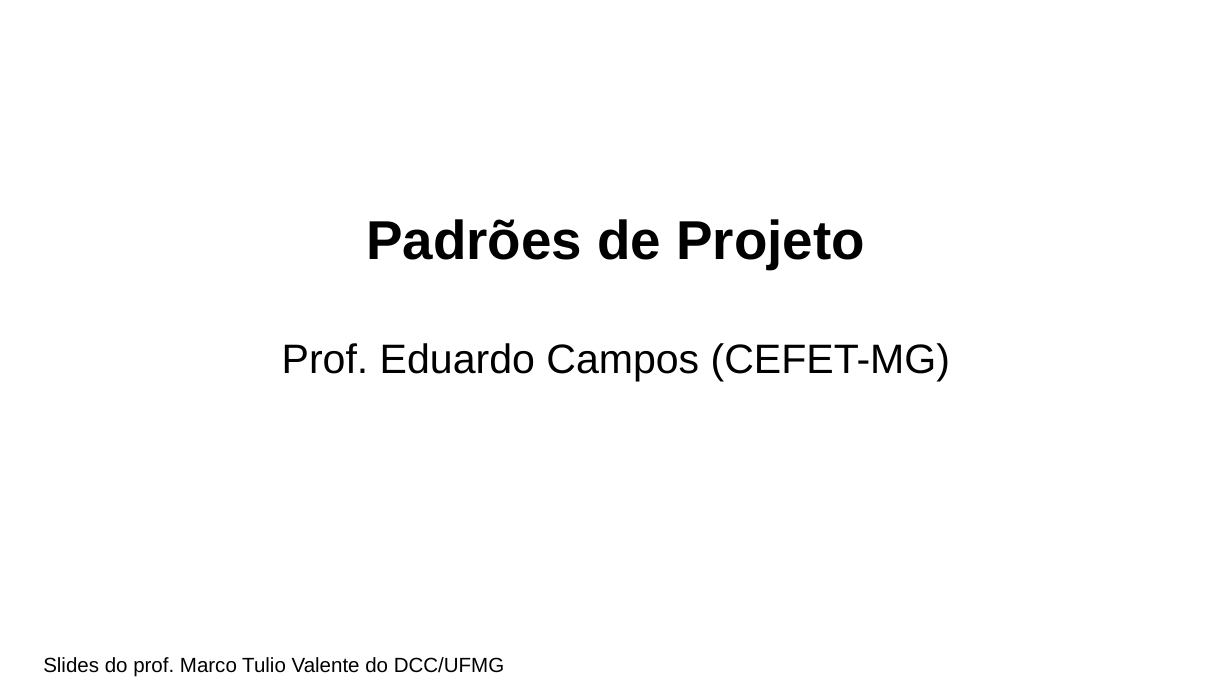
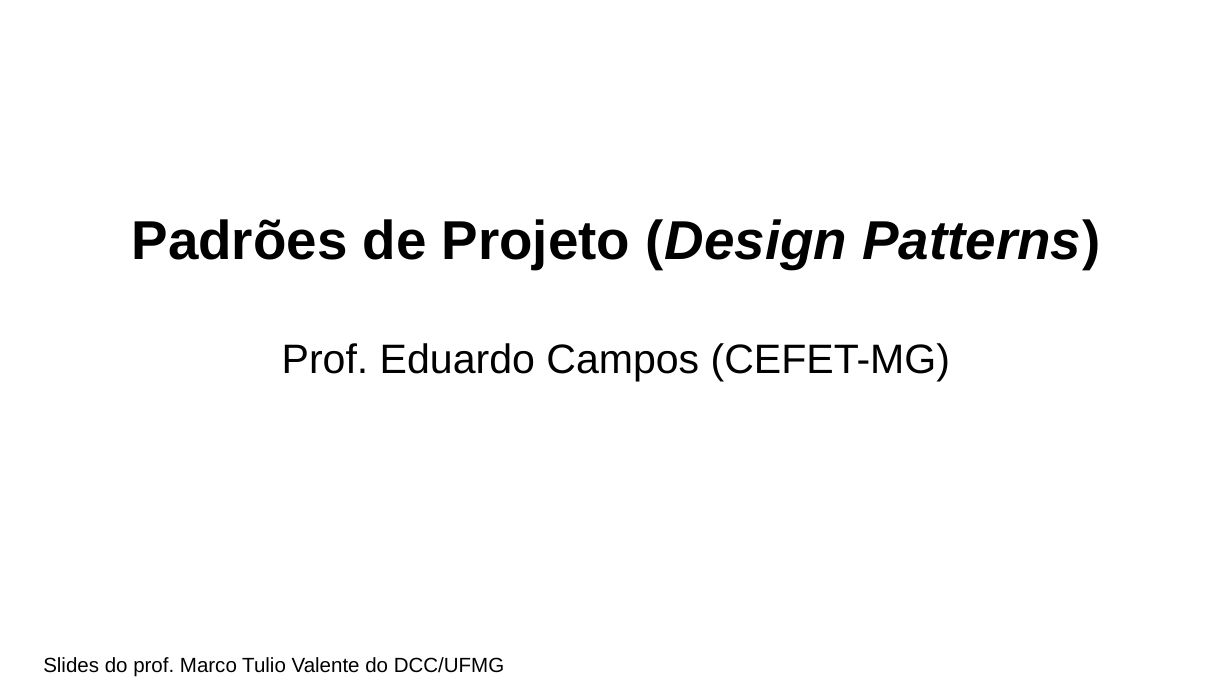
Before and after one commit to eduardocunha11/firstblog, a slide deck: slide 1 of aulas/gsi526/aula15-padroes-de-projeto.pptx. Drawn at 1232x693 pixels with LibreOffice and Linux fonts; fonts in the diff are those of the drawing. Boxes give left, top, right and bottom in pixels: in the first picture for what was removed or moved away, otherwise in the second. Text is boxed around its words. In the diff, an @@ line names an element or a change of style, - is before the commit and + after.

Commit message:
aulas de design patterns

```diff
--- a/aulas/gsi526/aula15-padroes-de-projeto.pptx
+++ b/aulas/gsi526/aula15-padroes-de-projeto.pptx
@@ title at bbox=[132, 219, 1100, 269]: text changed @@
-Padrões de Projeto
+Padrões de Projeto (Design Patterns)
```
Also in this commit, not shown: 2 other files.
